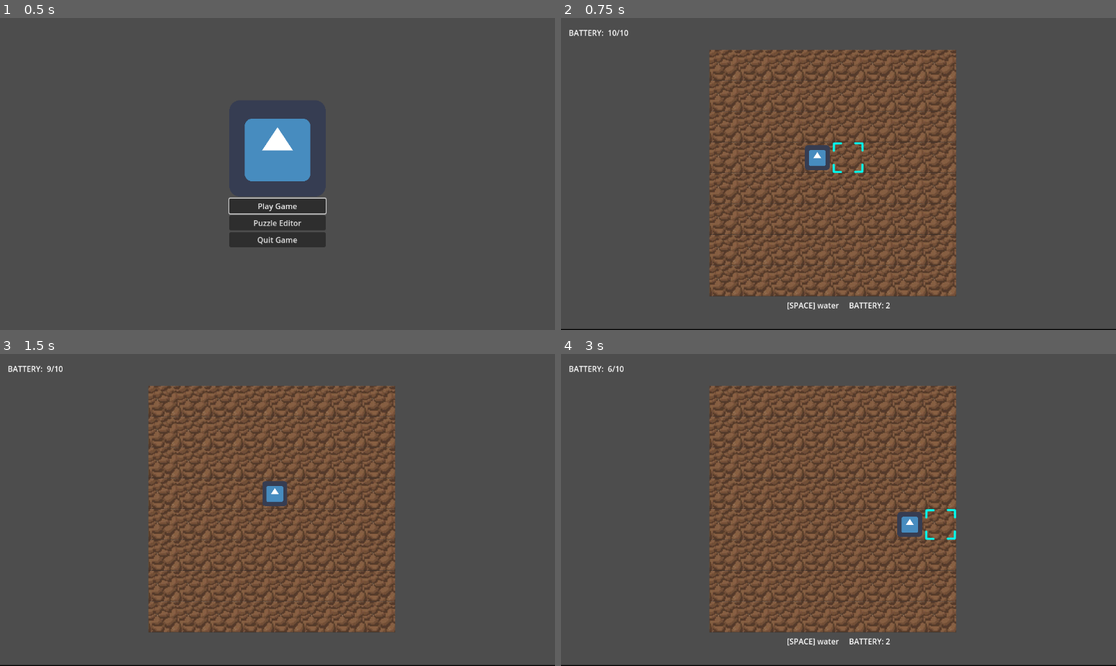
Above: before the commit, frames 1-4 (two rows, left to right).
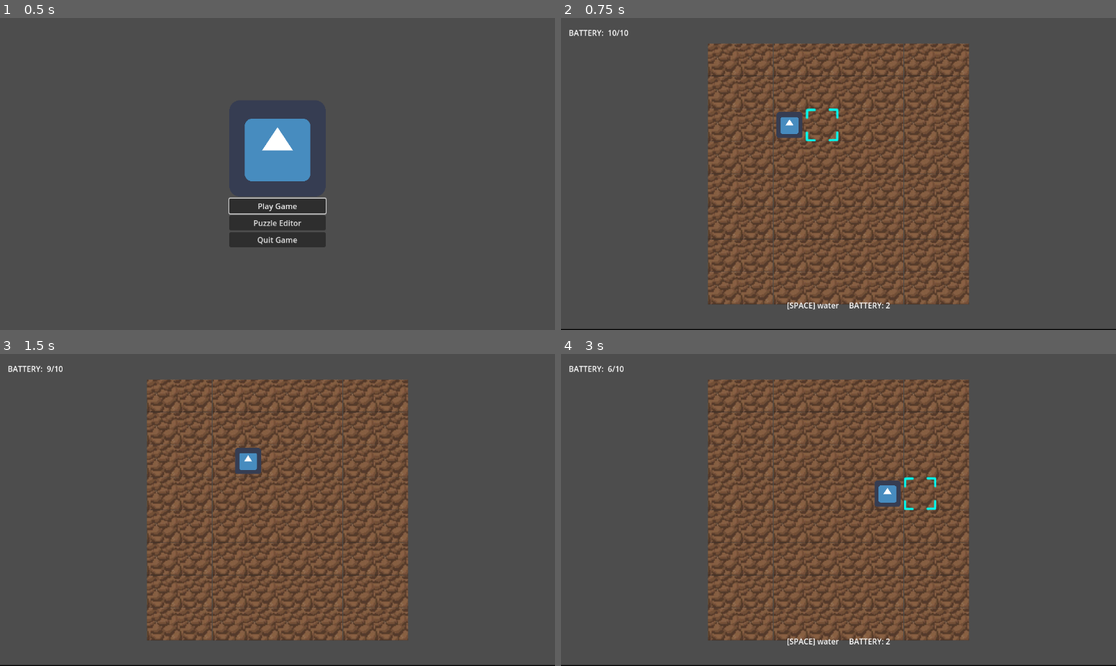
Above: after the commit, the same moments.

Repository: bardunbar/galway-game-jam-23
Game: Godot game, scene res://screens/main_menu/main_menu_scene.tscn
The game is run twice, just before and just after one commit, with the same random seed, the same clock (stepped at 60 frames per second) and the same inputs. The engine's default icon, where the game draws it, is replaced by a stand-in: a white triangle on a blue panel in a dark square.
Inputs:
- Up to frame 1 (0.5 s): no input
- Up to frame 2 (0.75 s): click "Play Game" at 0.5 s
- Up to frame 3 (1.5 s): tap Enter at 1.25 s; hold Right (move_right) from 1.28 s (still down); tap Space (Action_1) at 1.35 s
- Up to frame 4 (3 s): release Right (move_right) at 2.03 s; hold Down (move_down) 2.03-2.78 s; tap Ctrl (Action_2) at 2.1 s; hold Right (move_right) from 2.78 s (still down); tap Space (Action_1) at 2.85 s

Frame 1 is identical in both runs. In frame 2, 18% of the frame differs, in the area x 26-74%, y 8-92%; in frame 3, 18%; in frame 4, 18%.

Commit message:
Adding camera

Diff:
--- a/project/screens/game/UI/HUD.tscn
+++ b/project/screens/game/UI/HUD.tscn
@@ -7,7 +7,7 @@
 tracks/0/type = "value"
 tracks/0/imported = false
 tracks/0/enabled = true
-tracks/0/path = NodePath("BlinkNode/TopEyelid:position")
+tracks/0/path = NodePath("InterfaceLayer/BlinkNode/TopEyelid:position")
 tracks/0/interp = 1
 tracks/0/loop_wrap = true
 tracks/0/keys = {
@@ -19,7 +19,7 @@
 tracks/1/type = "value"
 tracks/1/imported = false
 tracks/1/enabled = true
-tracks/1/path = NodePath("BlinkNode/BottomEyelid:position")
+tracks/1/path = NodePath("InterfaceLayer/BlinkNode/BottomEyelid:position")
 tracks/1/interp = 1
 tracks/1/loop_wrap = true
 tracks/1/keys = {
@@ -35,7 +35,7 @@
 tracks/0/type = "value"
 tracks/0/imported = false
 tracks/0/enabled = true
-tracks/0/path = NodePath("BlinkNode/TopEyelid:position")
+tracks/0/path = NodePath("InterfaceLayer/BlinkNode/TopEyelid:position")
 tracks/0/interp = 1
 tracks/0/loop_wrap = true
 tracks/0/keys = {
@@ -47,7 +47,7 @@
 tracks/1/type = "value"
 tracks/1/imported = false
 tracks/1/enabled = true
-tracks/1/path = NodePath("BlinkNode/BottomEyelid:position")
+tracks/1/path = NodePath("InterfaceLayer/BlinkNode/BottomEyelid:position")
 tracks/1/interp = 1
 tracks/1/loop_wrap = true
 tracks/1/keys = {
@@ -90,35 +90,6 @@
 libraries = {
 &"": SubResource("AnimationLibrary_74e8q")
 }
-
-[node name="BlinkNode" type="Control" parent="."]
-anchors_preset = 0
-offset_left = -266.0
-offset_top = -354.0
-offset_right = 1388.0
-offset_bottom = 294.0
-
-[node name="TopEyelid" type="ColorRect" parent="BlinkNode"]
-layout_mode = 1
-anchors_preset = 15
-anchor_right = 1.0
-anchor_bottom = 1.0
-offset_top = -300.0
-offset_bottom = -300.0
-grow_horizontal = 2
-grow_vertical = 2
-color = Color(0, 0, 0, 1)
-
-[node name="BottomEyelid" type="ColorRect" parent="BlinkNode"]
-layout_mode = 1
-anchors_preset = 15
-anchor_right = 1.0
-anchor_bottom = 1.0
-offset_top = 1000.0
-offset_bottom = 1000.0
-grow_horizontal = 2
-grow_vertical = 2
-color = Color(0, 0, 0, 1)
 
 [node name="InterfaceLayer" type="CanvasLayer" parent="."]
 unique_name_in_owner = true
@@ -190,3 +161,33 @@
 [node name="Action2Cost" type="Label" parent="InterfaceLayer/Prompts/Action2Container"]
 layout_mode = 2
 text = "10"
+
+[node name="BlinkNode" type="Control" parent="InterfaceLayer"]
+layout_mode = 3
+anchors_preset = 0
+offset_left = -266.0
+offset_top = -354.0
+offset_right = 1388.0
+offset_bottom = 294.0
+
+[node name="TopEyelid" type="ColorRect" parent="InterfaceLayer/BlinkNode"]
+layout_mode = 1
+anchors_preset = 15
+anchor_right = 1.0
+anchor_bottom = 1.0
+offset_top = -300.0
+offset_bottom = -300.0
+grow_horizontal = 2
+grow_vertical = 2
+color = Color(0, 0, 0, 1)
+
+[node name="BottomEyelid" type="ColorRect" parent="InterfaceLayer/BlinkNode"]
+layout_mode = 1
+anchors_preset = 15
+anchor_right = 1.0
+anchor_bottom = 1.0
+offset_top = 1000.0
+offset_bottom = 1000.0
+grow_horizontal = 2
+grow_vertical = 2
+color = Color(0, 0, 0, 1)
--- /dev/null
+++ b/project/screens/game/camera_2d.gd
@@ -0,0 +1,35 @@
+class_name GameCamera
+extends Camera2D
+
+@export var buffer: float
+@export var base_zoom: float
+
+var grid_width
+var grid_height
+var window_size
+
+func zoom_to_fit(width: int, height: int):
+	grid_width = width
+	grid_height = height
+	var full_width = width + buffer
+	var full_height = height + buffer
+	window_size = get_viewport().get_visible_rect().size
+	var cur_zoom = zoom.x
+
+	var zoom_modifier_x = window_size.x/full_width
+	var zoom_modifier_y = window_size.y/full_height
+	var zoom_to_apply
+	if zoom_modifier_x < zoom_modifier_y:
+		zoom_to_apply = base_zoom * zoom_modifier_x
+	else:
+		zoom_to_apply = base_zoom * zoom_modifier_y
+
+	zoom.x = zoom_to_apply
+	zoom.y = zoom.x
+
+	return
+
+func _process(delta: float) -> void:
+	if get_viewport().get_visible_rect().size != window_size:
+		zoom_to_fit(grid_width, grid_height)
+	return
--- a/project/screens/game/game_scene.tscn
+++ b/project/screens/game/game_scene.tscn
@@ -6,6 +6,7 @@
 [ext_resource type="PackedScene" uid="uid://b7htpu5jt4t3" path="res://screens/game/Player.tscn" id="5_6vlqa"]
 [ext_resource type="Script" uid="uid://54y7nga2oqwa" path="res://screens/game/grid/grid.gd" id="5_b275y"]
 [ext_resource type="PackedScene" uid="uid://hv7ajecc3s74" path="res://screens/game/grid/tile.tscn" id="6_6vlqa"]
+[ext_resource type="Script" uid="uid://cu84ydqg74gso" path="res://screens/game/camera_2d.gd" id="7_1v58h"]
 [ext_resource type="PackedScene" uid="uid://doruyts8emj2g" path="res://screens/game/UI/HUD.tscn" id="7_tvl6b"]
 
 [node name="GameScene" type="Node2D"]
@@ -17,12 +18,19 @@
 position = Vector2(170, 49)
 script = ExtResource("5_b275y")
 tile_class = ExtResource("6_6vlqa")
+startingGridLocation = Vector2(2, 2)
 metadata/_custom_type_script = "uid://54y7nga2oqwa"
 
 [node name="Player" parent="." instance=ExtResource("5_6vlqa")]
 position = Vector2(202, 146)
 script = ExtResource("3_b275y")
 
+[node name="Camera2D" type="Camera2D" parent="."]
+position_smoothing_enabled = true
+script = ExtResource("7_1v58h")
+buffer = 100.0
+base_zoom = 1.0
+
 [node name="Hud" parent="." instance=ExtResource("7_tvl6b")]
 
 [node name="InterfaceLayer" type="CanvasLayer" parent="."]
--- a/project/screens/game/game_script.gd
+++ b/project/screens/game/game_script.gd
@@ -8,6 +8,7 @@
 @onready var grid:Grid = $Grid
 @onready var player:Player = $Player
 @onready var hud:HUD = $Hud
+@onready var camera:GameCamera = $Camera2D
 
 func _input(event: InputEvent) -> void:
 	if event.is_action_pressed("game_open_play_menu"):
@@ -17,6 +18,7 @@
 func _ready() -> void:
 	# Initialize the player and grid
 	grid.initialize(self)
+	camera.zoom_to_fit(grid.get_grid_tile_width(), grid.get_grid_tile_height())
 	player.connect("action_points_changed", _on_action_points_changed)
 	player.connect("ready_to_blink", _on_ready_to_blink)
 	player.connect("action1_updated", _on_action1_updated)
--- a/project/screens/game/grid/grid.gd
+++ b/project/screens/game/grid/grid.gd
@@ -50,17 +50,31 @@
 
 func initialize(inGame: GameScript):
 	game = inGame
-	for i in range(grid_width):
+	build_grid(grid_width, grid_height)
+
+func build_grid(width, height):
+	grid_width = width
+	grid_height = height
+	for i in range(height):
 		current_tiles.append(Array())
 
-	for i in range(grid_width):
-		for j in range(grid_height):
+	position.x = -(width * tile_size)/2
+	position.y = -(height * tile_size)/2
+
+	for i in range(height):
+		for j in range(width):
 			var tile: Tile = tile_class.instantiate() as Tile
-			tile.position = position
-			tile.position.x += (tile_size * j)
-			tile.position.y += (tile_size * i)
+			#tile.position = position
+			tile.position.x += (tile_size * (j + 0.5))
+			tile.position.y += (tile_size * (i + 0.5))
 			tile.grid_position = Vector2(j, i)
 			tile.grid = self
 
 			current_tiles[i].append(tile)
 			add_child(tile)
+
+func get_grid_tile_width():
+	return grid_width * tile_size
+
+func get_grid_tile_height():
+	return grid_height * tile_size
--- a/project/screens/game/player.gd
+++ b/project/screens/game/player.gd
@@ -68,7 +68,6 @@
 				var possible_actions = facing_tile.get_possible_actions() as Array[TileGlobals.TILE_ACTION]
 				if possible_actions.size() >= action_pressed:
 					var action = possible_actions[action_pressed - 1]
-					print(str("doing action: ", TileGlobals.tile_action_information[action].cost))
 					facing_tile.do_action(action)
 					var action_cost = TileGlobals.tile_action_information[action].cost
 					use_action_points(action_cost)
--- a/project/screens/main_menu/main_menu_scene.tscn
+++ b/project/screens/main_menu/main_menu_scene.tscn
@@ -32,7 +32,7 @@
 unique_name_in_owner = true
 custom_minimum_size = Vector2(200, 0)
 layout_mode = 2
-focus_neighbor_bottom = NodePath("../QuitButton")
+focus_neighbor_bottom = NodePath("../PuzzleEditor")
 text = "Play Game"
 
 [node name="PuzzleEditor" type="Button" parent="MenuUI/CenterContainer/VBoxContainer"]
@@ -40,6 +40,7 @@
 custom_minimum_size = Vector2(200, 0)
 layout_mode = 2
 focus_neighbor_top = NodePath("../PlayButton")
+focus_neighbor_bottom = NodePath("../QuitButton")
 text = "Puzzle Editor
 "
 
@@ -47,5 +48,5 @@
 unique_name_in_owner = true
 custom_minimum_size = Vector2(200, 0)
 layout_mode = 2
-focus_neighbor_top = NodePath("../PlayButton")
+focus_neighbor_top = NodePath("../PuzzleEditor")
 text = "Quit Game"
--- a/project/screens/puzzle_editor/puzzle_editor.tscn
+++ b/project/screens/puzzle_editor/puzzle_editor.tscn
@@ -1,11 +1,34 @@
 [gd_scene load_steps=3 format=3 uid="uid://cuxgy6siierjg"]
 
-[ext_resource type="Script" uid="uid://1dxdas2un18v" path="res://screens/puzzle_editor/puzzle_editor.gd" id="1_pbx64"]
-[ext_resource type="PackedScene" uid="uid://c4oy6yui5ffhj" path="res://screens/play_menu/play_menu_scene.tscn" id="2_a1cpp"]
+[ext_resource type="Script" uid="uid://54y7nga2oqwa" path="res://screens/game/grid/grid.gd" id="1_a1cpp"]
+[ext_resource type="PackedScene" uid="uid://dokrrfb2rfisg" path="res://screens/game/grid/grid.tscn" id="2_ajwto"]
 
 [node name="PuzzleEditor" type="Node2D"]
-script = ExtResource("1_pbx64")
-play_menu = ExtResource("2_a1cpp")
+script = ExtResource("1_a1cpp")
 
 [node name="InterfaceLayer" type="CanvasLayer" parent="."]
 unique_name_in_owner = true
+
+[node name="VBoxContainer" type="VBoxContainer" parent="InterfaceLayer"]
+offset_left = 26.0
+offset_top = 21.0
+offset_right = 261.0
+offset_bottom = 109.0
+
+[node name="PlayButton" type="Button" parent="InterfaceLayer/VBoxContainer"]
+unique_name_in_owner = true
+custom_minimum_size = Vector2(200, 0)
+layout_mode = 2
+text = "Save Puzzle"
+
+[node name="TestButton" type="Button" parent="InterfaceLayer/VBoxContainer"]
+unique_name_in_owner = true
+custom_minimum_size = Vector2(200, 0)
+layout_mode = 2
+text = "Test Puzzle
+"
+
+[node name="Grid" parent="." instance=ExtResource("2_ajwto")]
+
+[node name="Camera2D" type="Camera2D" parent="."]
+position_smoothing_enabled = true
Not shown, added: project/screens/game/camera_2d.gd.uid
Not shown: 1 places in project/screens/game/game_scene.tscn that only renumber resources
